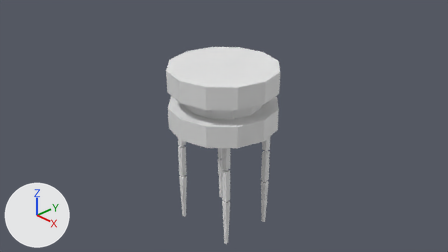
An edit to the Blender file model/VAT/bladebot/bladebot.blend, drawn before and after from the same camera.
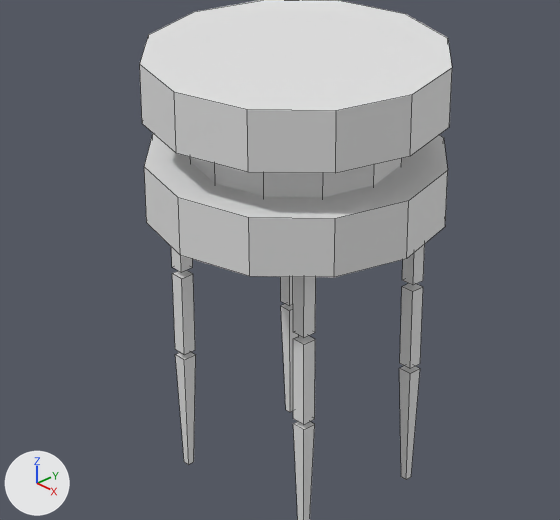
Each version is shown from the file's camera 'Camera', then close up on the part from 26% to 71% of the width and 19% to 94% of the height. The axes (+X, +Y, +Z) are drawn at lower left. The lights are the same throughout. The close-ups show mesh edges as thin lines.

Script lines for the objects in view, before the commit:
```python
me_cube = bpy.data.meshes.new('Cube')
me_cube.from_pydata(...)  # a 12-sided cylinder along z spanning x -1.0..1.0, y -1.0..1.0, z 0.7..1.1; a 12-sided cylinder along z spanning x -1.0..1.0, y -1.0..1.0, z 0.0..0.4; a 12-sided cylinder along z spanning x -0.7..0.7, y -0.7..0.7, z 0.3..0.8
me_cube.materials.append(mat_material)  # white #e7e7e7
me_cube_001 = bpy.data.meshes.new('Cube.001')
me_cube_001.from_pydata(...)  # 96 vertices, 72 faces; spans x -0.65..0.65, y -0.55..0.55, z -2.09..0.1
ob_body = bpy.data.objects.new('Body', me_cube)
ob_body.location = (0.0, 0.0, 0.0)
ob_legs = bpy.data.objects.new('Legs', me_cube_001)
ob_legs.location = (0.0, 0.0, 0.0)
```
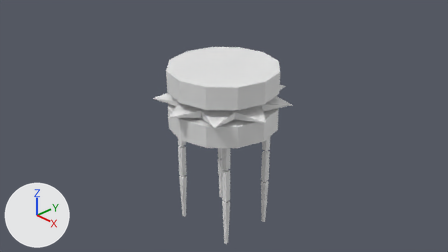
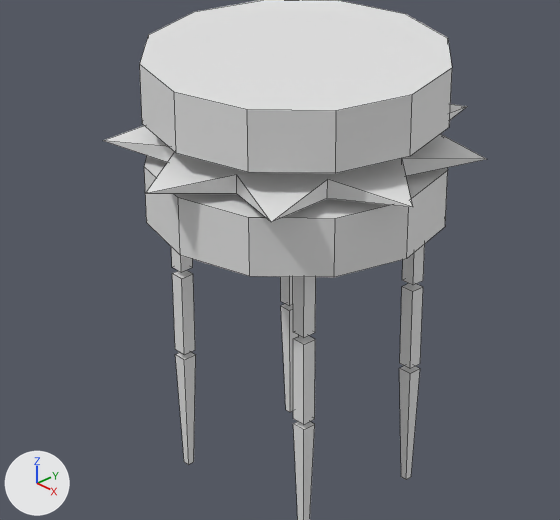
Diff of the bpy script that builds the scene:
```diff
--- a/model/VAT/bladebot/bladebot.blend.py
+++ b/model/VAT/bladebot/bladebot.blend.py
@@ me_cube_002 @@
+me_cube_002.from_pydata(...)  # 27 vertices, 20 faces; spans x -1.23..1.23, y -1.25..1.17, z 0.51..0.64
@@ ob_blades @@
+ob_blades = bpy.data.objects.new('Blades', me_cube_002)
+ob_blades.location = (0.0, 0.0, -0.063)
```

Boxes (x1, y1, x2, y2) around the edits, measured in the close-ups (560 x 520 px):
'Blades', added
    after: (103, 104, 486, 222)
